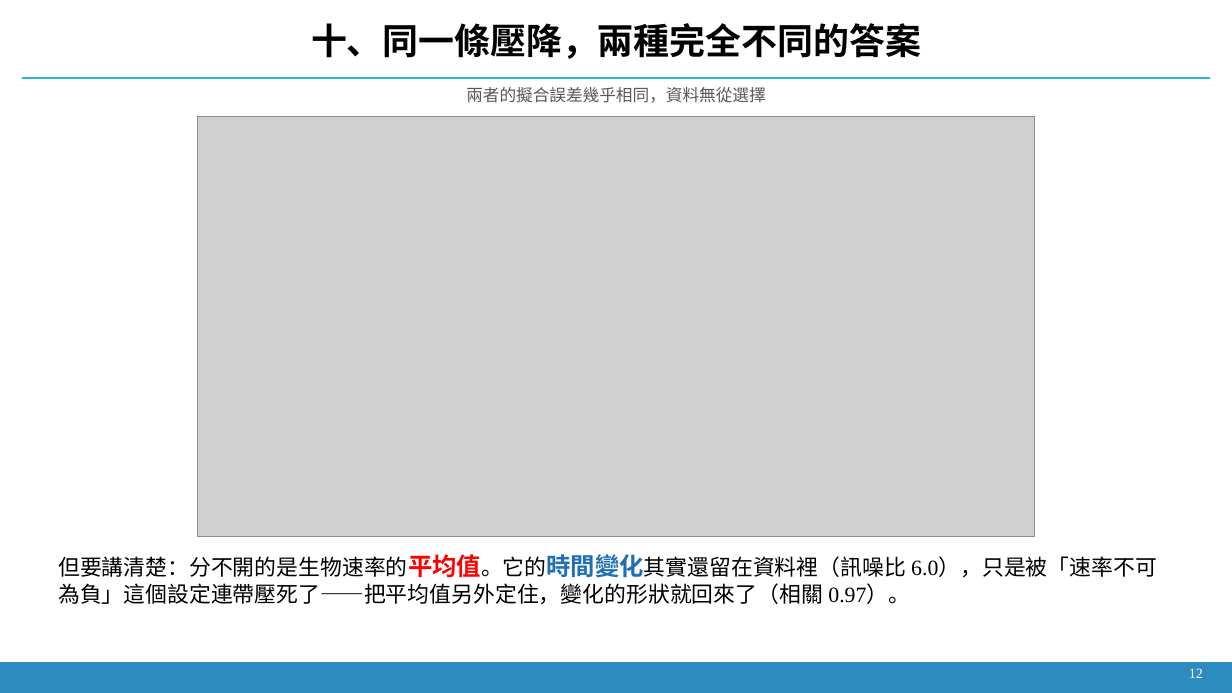
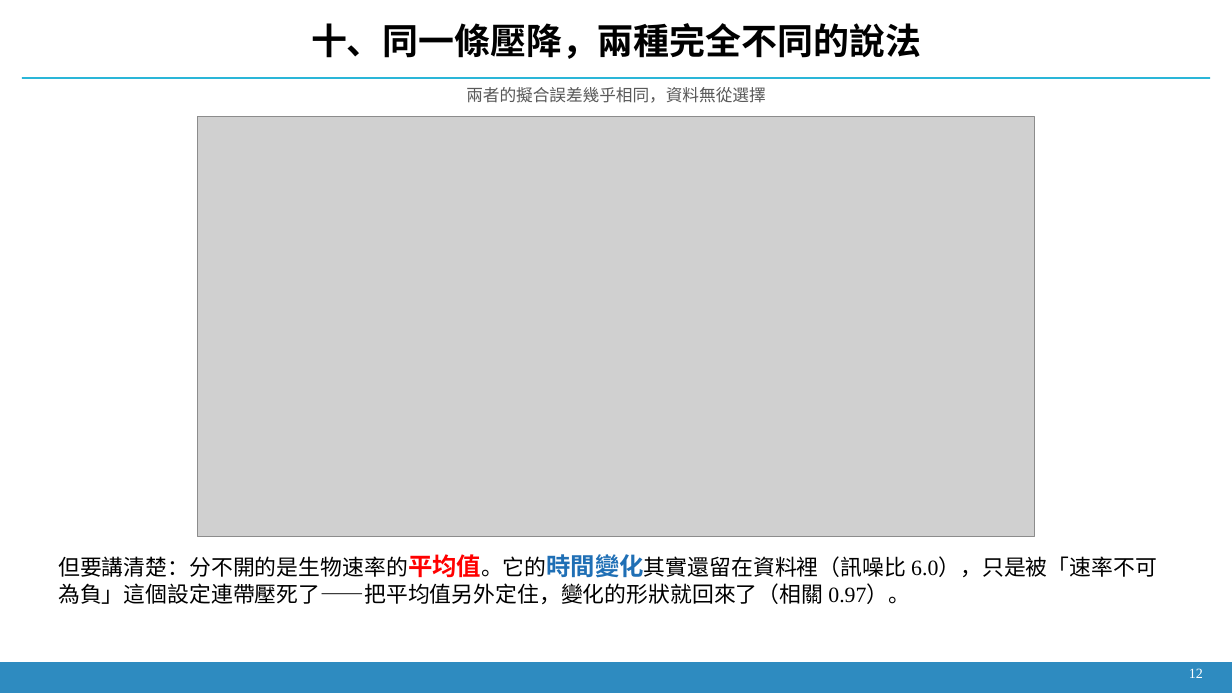
Before and after one commit to Yutou0601/Bioreactor-Edge-AI, a slide deck: slide 11 of docs/decks/簡報_2026-09-21_氫氣流失與壓降歸因.pptx. Drawn at 1232x693 pixels with LibreOffice and Linux fonts; fonts in the diff are those of the drawing; grey boxes stand for pictures. Boxes give left, top, right and bottom in pixels: in the first picture for what was removed or moved away, otherwise in the second. Text is boxed around its words. In the diff, an @@ line names an element or a change of style, - is before the commit and + after.

```diff
--- a/docs/decks/簡報_2026-09-21_氫氣流失與壓降歸因.pptx
+++ b/docs/decks/簡報_2026-09-21_氫氣流失與壓降歸因.pptx
@@ text at <box>311,23,921,59</box>: text changed @@
-十、同一條壓降，兩種完全不同的答案
+十、同一條壓降，兩種完全不同的說法
```
Also in this commit, not shown: 9 other slides changed, 4 other files.
